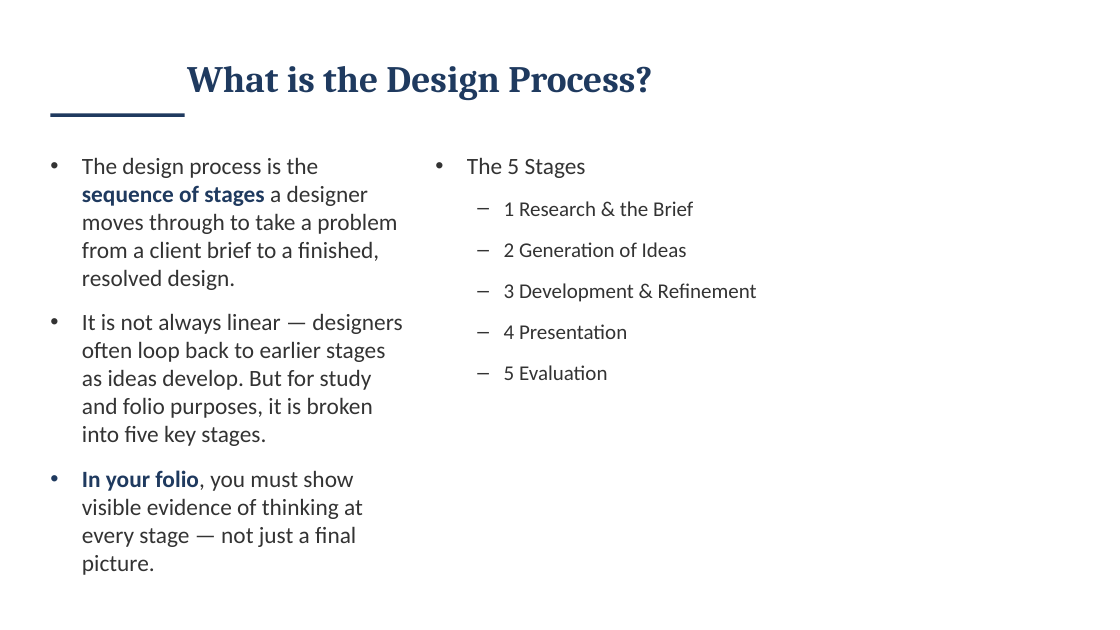
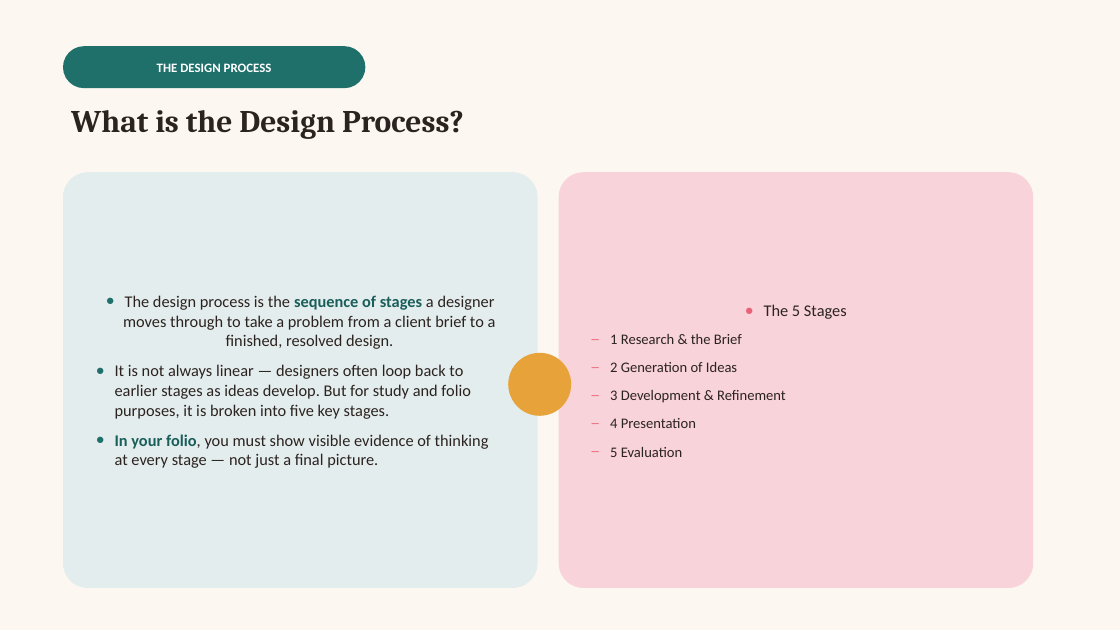
Before and after one commit to melodywyc0710/chuck, a slide deck: slide 51 of teaching-materials/vcd-vce/powerpoint/Unit1-Finding-Design-Solutions.pptx. Drawn at 1120x630 pixels with LibreOffice and Linux fonts; fonts in the diff are those of the drawing. Boxes give left, top, right and bottom in pixels: in the first picture for what was removed or moved away, otherwise in the second. Text is boxed around its words. In the diff, an @@ line names an element or a change of style, - is before the commit and + after.

```diff
--- a/teaching-materials/vcd-vce/powerpoint/Unit1-Finding-Design-Solutions.pptx
+++ b/teaching-materials/vcd-vce/powerpoint/Unit1-Finding-Design-Solutions.pptx
@@ background #FFFFFF to #FCF8F1 @@
@@ rounded rectangle "THE DESIGN PROCESS": place and size @@
-rounded rectangle "THE DESIGN PROCESS" at (187, 66, 652, 100)
+rounded rectangle "THE DESIGN PROCESS" at (63, 46, 365, 88)
@@ rounded rectangle "THE DESIGN PROCESS" at (63, 46, 365, 88): fill none to #1F6F6B @@
@@ text in rounded rectangle at (157, 63, 272, 72): text changed; size 32 to 11 pt; font Cambria to Calibri; text colour #1F3A5F to #FFFFFF @@
-What is the Design Process?
+THE DESIGN PROCESS
@@ rectangle removed at (50, 113, 185, 117) @@
@@ text added at (71, 110, 464, 139), 27 pt, text #2B2320, bold @@
+What is the Design Process?
@@ rounded rectangle "The design process is the ...": place and size @@
-rounded rectangle "The design process is the ..." at (82, 157, 402, 575)
+rounded rectangle "The design process is the ..." at (63, 172, 538, 588)
@@ rounded rectangle "The design process is the ..." at (63, 172, 538, 588): size 20 to 14 pt, text colour #333333 to #2B2320; text colour #1F3A5F to #1A5E5A in "sequence of stages", "In your folio,"; alignment left to centre; bullet • to ●; less space between paragraphs; vertical alignment top to middle; fill none to #E4EDED @@
@@ rounded rectangle "The 5 Stages": place and size @@
-rounded rectangle "The 5 Stages" at (467, 157, 757, 380)
+rounded rectangle "The 5 Stages" at (559, 172, 1033, 588)
@@ rounded rectangle "The 5 Stages" at (559, 172, 1033, 588): size 20 to 14 pt in "The 5 Stages"; text colour #333333 to #2B2320; size 18 to 12.5 pt in "1 Research & the Brief", "2 Generation of Ideas", "3 Development & Refinement", "4 Presentation" and 1 more places; alignment left to centre; bullet • to ●; less space between paragraphs; list level 2 to 1 in "1 Research & the Brief"; list level 2 to 1 in "2 Generation of Ideas"; list level 2 to 1 in "3 Development & Refinement"; list level 2 to 1 in "4 Presentation"; list level 2 to 1 in "5 Evaluation"; vertical alignment top to middle; fill none to #F8D3D9 @@
@@ ellipse added at (508, 353, 571, 416), fill #E8A23A @@
```
Also in this commit, not shown: 58 other slides changed, 1 slide added, 33 other files.
